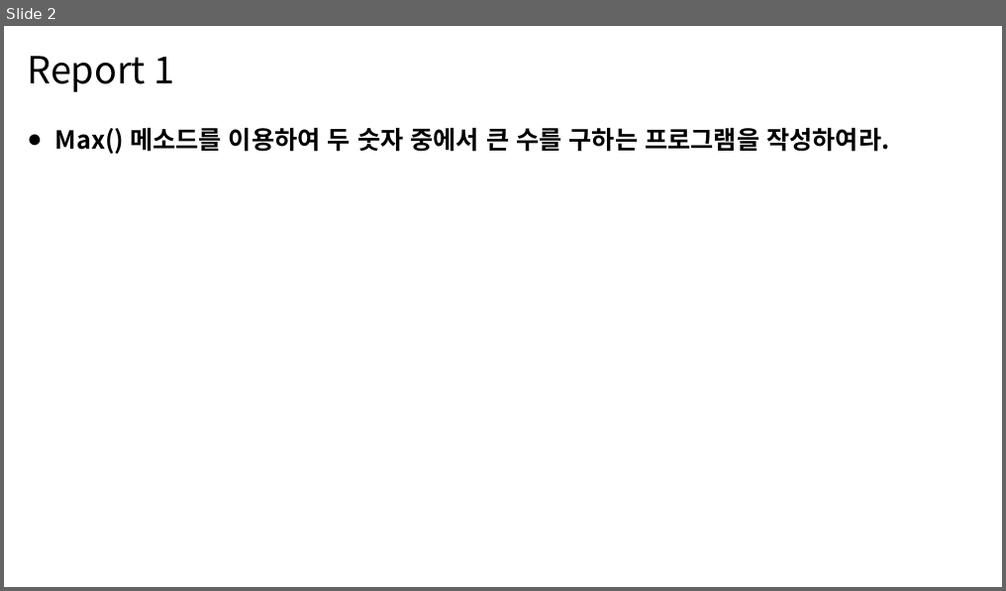
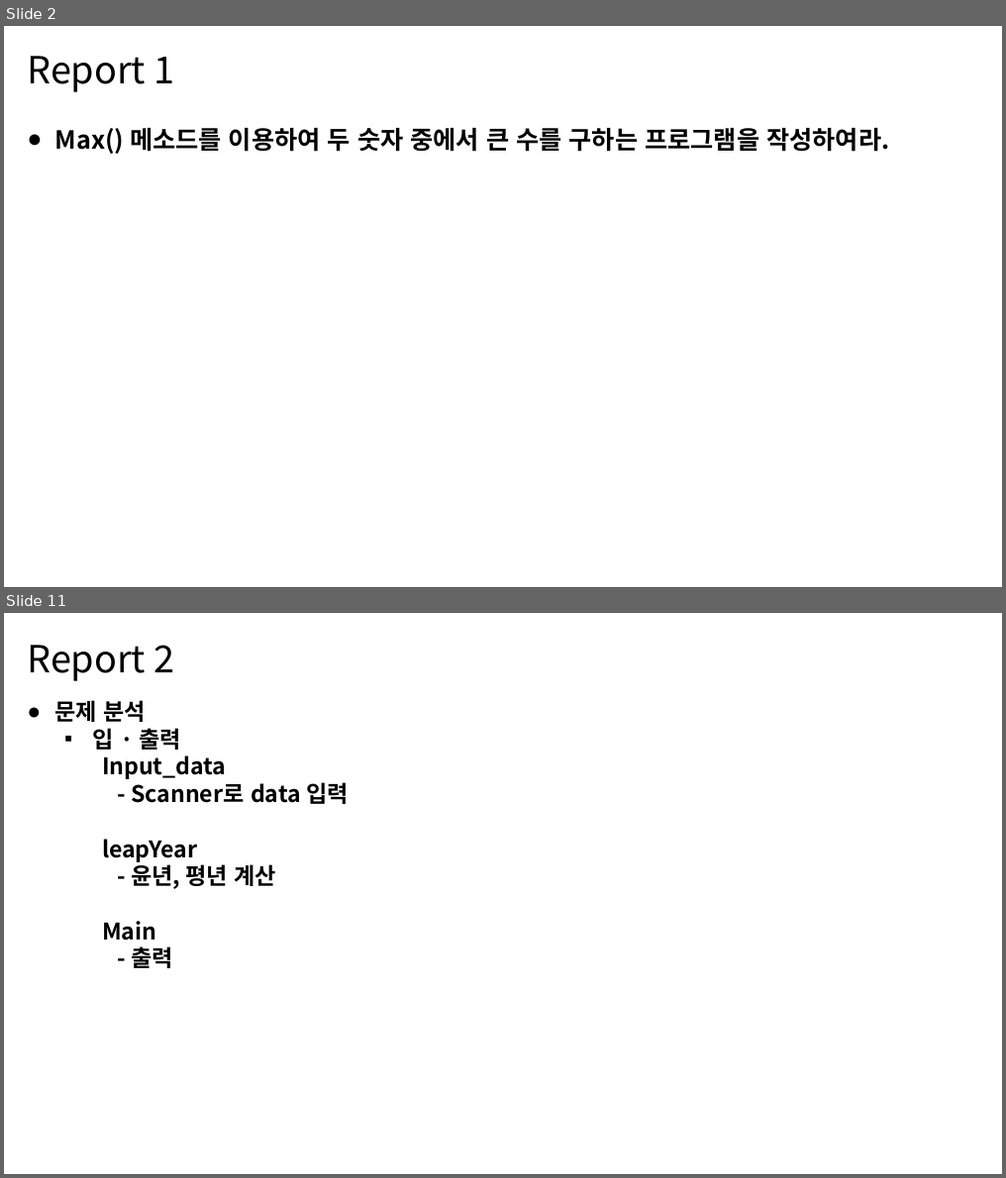
Before and after one commit to MDR-Evan/KBU-ProgrammingLanguageUtilization1, a slide deck: [과제]/[12주차]/12차-김진용-2301111.pptx. Shown one above the other, each under a label of ours: slide 2 before the commit, slides 2 and 11 after it; the slides between them are not shown. The pictures are 1006x591 and 1006x1178 pixels, drawn with LibreOffice and Linux fonts; fonts in the diff are those of the drawing. Boxes give left, top, right and bottom in pixels: in the first picture for what was removed or moved away, otherwise in the second. Text is boxed around its words. In the diff, an @@ line names an element or a change of style, - is before the commit and + after.

```diff
--- a/[과제]/[12주차]/12차-김진용-2301111.pptx
+++ b/[과제]/[12주차]/12차-김진용-2301111.pptx
@@ slide 11 added at box(4, 613, 1002, 1174), background #FFFFFF @@
@@ text added at box(27, 645, 175, 681), 36 pt, text #000000 @@
+Report 2
@@ text added at box(55, 700, 348, 968), 22 pt, text #000000, bold @@
+● 문제 분석
+  ▪ 입 · 출력
+    Input_data
+    - Scanner로 data 입력
+    leapYear
+    - 윤년, 평년 계산
+    Main
+    - 출력
```
Also in this commit, not shown: 3 slides changed, 11 other slides added, 6 slides removed, 2 other files.
